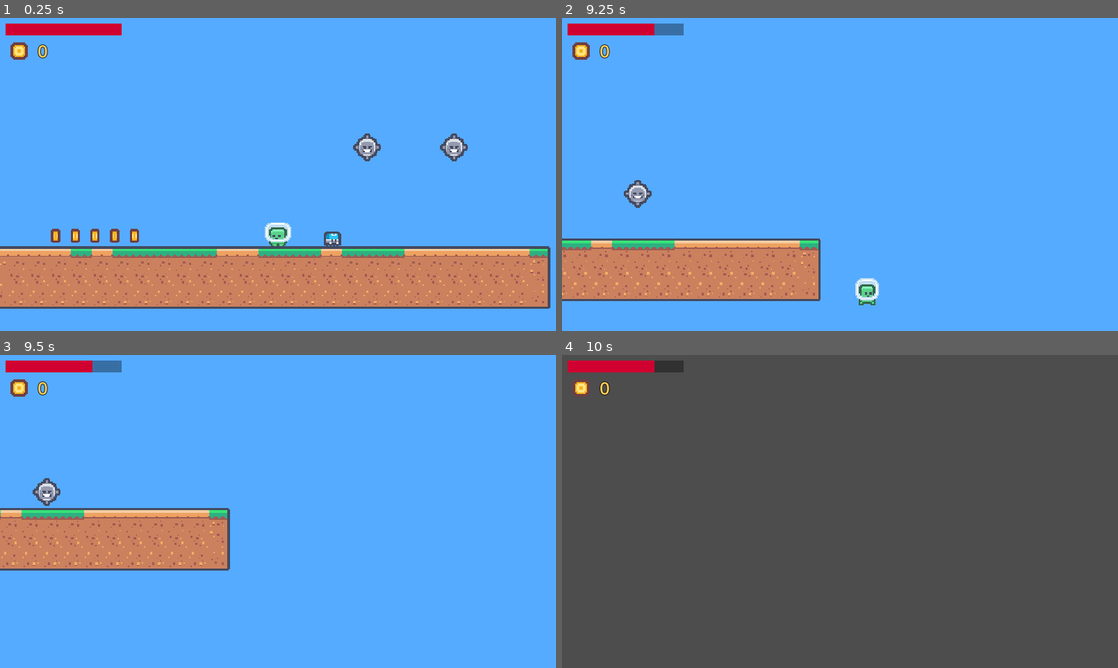
Above: before the commit, frames 1-4 (two rows, left to right).
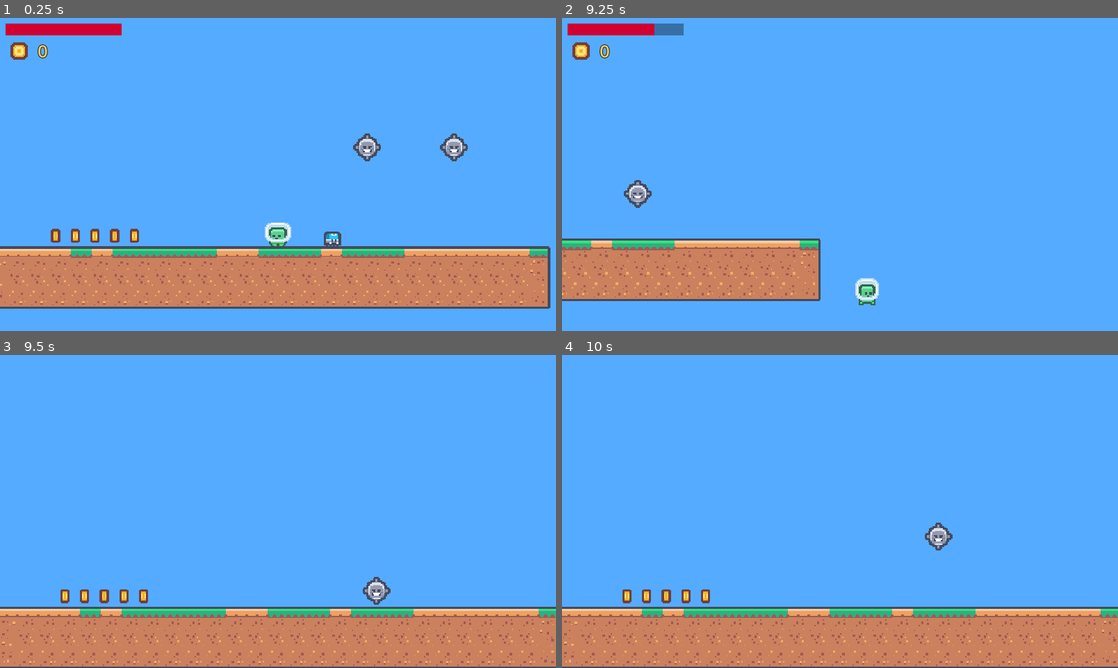
Above: after the commit, the same moments.

Repository: marodriguezd/Godot_AxoloStudio
Game: Godot game, scene res://World/world.tscn
Same seed, same stepped clock (60 frames per second), same inputs: the game is played once before the commit and once after it.
Inputs:
- Up to frame 1 (0.25 s): no input
- Up to frame 2 (9.25 s): hold D (move_right) 0.53-2.03 s; tap Space (jump) at 0.77, 1.52, 3.02, 3.77, 4.52, 6.02, 6.77, 7.52, 9.02 s; hold A (move_left) 2.03-2.78 s; hold D (move_right) 2.78-4.28 s; hold A (move_left) 4.28-5.03 s; hold D (move_right) 5.03-5.78 s; hold A (move_left) 5.78-7.28 s; hold D (move_right) from 7.28 s (still down)
- Up to frame 3 (9.5 s): keep holding D (move_right)
- Up to frame 4 (10 s): release D (move_right) at 9.53 s; hold A (move_left) from 9.53 s (still down); tap Space (jump) at 9.77 s

Frames 1-2 are identical in both runs. In frame 3, 30% of the frame differs, in the area x 0-100%, y 1-100%; in frame 4, 99%, in the area x 0-100%, y 0-100%.

Commit message:
Añadida muerte por caída al vacío

Diff:
--- /dev/null
+++ b/Proyectos/tuprimerjuego/Enemies/EndOfTheWorld.tscn
@@ -0,0 +1,86 @@
+[gd_scene load_steps=7 format=3 uid="uid://gx13tytdnrft"]
+
+[ext_resource type="Script" path="res://Enemies/end_of_the_world.gd" id="1_xb2pe"]
+
+[sub_resource type="RectangleShape2D" id="RectangleShape2D_2jhi5"]
+size = Vector2(1147, 30)
+
+[sub_resource type="RectangleShape2D" id="RectangleShape2D_6etcf"]
+size = Vector2(593.5, 20)
+
+[sub_resource type="Animation" id="Animation_42twb"]
+length = 0.001
+tracks/0/type = "value"
+tracks/0/imported = false
+tracks/0/enabled = true
+tracks/0/path = NodePath("Marker:position")
+tracks/0/interp = 1
+tracks/0/loop_wrap = true
+tracks/0/keys = {
+"times": PackedFloat32Array(0),
+"transitions": PackedFloat32Array(1),
+"update": 0,
+"values": [Vector2(0, 0)]
+}
+
+[sub_resource type="Animation" id="Animation_wts01"]
+resource_name = "idle"
+length = 2.0
+loop_mode = 1
+step = 0.05
+tracks/0/type = "value"
+tracks/0/imported = false
+tracks/0/enabled = true
+tracks/0/path = NodePath("Marker:position")
+tracks/0/interp = 1
+tracks/0/loop_wrap = true
+tracks/0/keys = {
+"times": PackedFloat32Array(0, 0.5, 1, 1.5, 2),
+"transitions": PackedFloat32Array(1, 1, 1, 1, 1),
+"update": 0,
+"values": [Vector2(0, 0), Vector2(0, -50), Vector2(0, 0), Vector2(0, 50), Vector2(0, 0)]
+}
+tracks/1/type = "value"
+tracks/1/imported = false
+tracks/1/enabled = true
+tracks/1/path = NodePath("Collision:position")
+tracks/1/interp = 1
+tracks/1/loop_wrap = true
+tracks/1/keys = {
+"times": PackedFloat32Array(0, 0.5, 1, 1.5, 2),
+"transitions": PackedFloat32Array(1, 1, 1, 1, 1),
+"update": 0,
+"values": [Vector2(0, 0), Vector2(0, -50), Vector2(0, 0), Vector2(0, 50), Vector2(0, 0)]
+}
+
+[sub_resource type="AnimationLibrary" id="AnimationLibrary_mc3pg"]
+_data = {
+"RESET": SubResource("Animation_42twb"),
+"idle": SubResource("Animation_wts01")
+}
+
+[node name="EndOfTheWorld" type="CharacterBody2D"]
+motion_mode = 1
+script = ExtResource("1_xb2pe")
+
+[node name="Marker" type="Marker2D" parent="."]
+
+[node name="Sprite" type="Sprite2D" parent="Marker"]
+
+[node name="Area2D" type="Area2D" parent="Marker"]
+
+[node name="CollisionShape2D" type="CollisionShape2D" parent="Marker/Area2D"]
+position = Vector2(-15.5, -5)
+shape = SubResource("RectangleShape2D_2jhi5")
+debug_color = Color(0.935446, 1.80009e-05, 0.636365, 0.42)
+
+[node name="Collision" type="CollisionShape2D" parent="."]
+position = Vector2(-49.25, 0)
+shape = SubResource("RectangleShape2D_6etcf")
+
+[node name="Animation" type="AnimationPlayer" parent="."]
+libraries = {
+"": SubResource("AnimationLibrary_mc3pg")
+}
+
+[connection signal="body_entered" from="Marker/Area2D" to="." method="_on_area_2d_body_entered"]
--- /dev/null
+++ b/Proyectos/tuprimerjuego/Enemies/end_of_the_world.gd
@@ -0,0 +1,5 @@
+extends CharacterBody2D
+
+func _on_area_2d_body_entered(body: Node2D) -> void:
+	if body.is_in_group("Player"):
+		body.health_component.get_damage(999)
--- a/Proyectos/tuprimerjuego/Objects/coin.tscn
+++ b/Proyectos/tuprimerjuego/Objects/coin.tscn
@@ -3,6 +3,21 @@
 [ext_resource type="Texture2D" uid="uid://blngqhc1l81s7" path="res://Objects/Assets/tile_0151.png" id="1_8dx62"]
 [ext_resource type="Script" path="res://Objects/coin.gd" id="1_64rmf"]
 [ext_resource type="Texture2D" uid="uid://cqxpdelts0go4" path="res://Objects/Assets/tile_0152.png" id="2_fjhpj"]
+
+[sub_resource type="Animation" id="Animation_0tj70"]
+length = 0.001
+tracks/0/type = "value"
+tracks/0/imported = false
+tracks/0/enabled = true
+tracks/0/path = NodePath("Sprite2D:texture")
+tracks/0/interp = 1
+tracks/0/loop_wrap = true
+tracks/0/keys = {
+"times": PackedFloat32Array(0),
+"transitions": PackedFloat32Array(1),
+"update": 1,
+"values": [ExtResource("1_8dx62")]
+}
 
 [sub_resource type="Animation" id="Animation_fcg5q"]
 resource_name = "idle"
@@ -19,21 +34,6 @@
 "transitions": PackedFloat32Array(1, 1, 1),
 "update": 1,
 "values": [ExtResource("1_8dx62"), ExtResource("2_fjhpj"), ExtResource("1_8dx62")]
-}
-
-[sub_resource type="Animation" id="Animation_0tj70"]
-length = 0.001
-tracks/0/type = "value"
-tracks/0/imported = false
-tracks/0/enabled = true
-tracks/0/path = NodePath("Sprite2D:texture")
-tracks/0/interp = 1
-tracks/0/loop_wrap = true
-tracks/0/keys = {
-"times": PackedFloat32Array(0),
-"transitions": PackedFloat32Array(1),
-"update": 1,
-"values": [ExtResource("1_8dx62")]
 }
 
 [sub_resource type="AnimationLibrary" id="AnimationLibrary_e20om"]
--- a/Proyectos/tuprimerjuego/World/world.tscn
+++ b/Proyectos/tuprimerjuego/World/world.tscn
@@ -1,10 +1,11 @@
-[gd_scene load_steps=8 format=4 uid="uid://bbs7p3tbdlk4d"]
+[gd_scene load_steps=9 format=4 uid="uid://bbs7p3tbdlk4d"]
 
 [ext_resource type="PackedScene" uid="uid://ddd1nthjmi8qj" path="res://Character/player.tscn" id="1_o1qo5"]
 [ext_resource type="Texture2D" uid="uid://8jb0s55wyonh" path="res://World/Assets/tilemap_packed.png" id="2_fbtwb"]
 [ext_resource type="PackedScene" uid="uid://dtxeqfy6jmexu" path="res://Enemies/Enemy01.tscn" id="3_wc1xa"]
 [ext_resource type="PackedScene" uid="uid://cn2i831kq7jw4" path="res://Objects/coin.tscn" id="4_hfhvd"]
 [ext_resource type="PackedScene" uid="uid://bf1sg8jkueokl" path="res://Enemies/Enemy02.tscn" id="5_18rt4"]
+[ext_resource type="PackedScene" uid="uid://gx13tytdnrft" path="res://Enemies/EndOfTheWorld.tscn" id="6_sh7oj"]
 
 [sub_resource type="TileSetAtlasSource" id="TileSetAtlasSource_p2gap"]
 texture = ExtResource("2_fbtwb")
@@ -271,3 +272,6 @@
 
 [node name="Enemy03" parent="." instance=ExtResource("5_18rt4")]
 position = Vector2(288, 205)
+
+[node name="EndOfTheWorld" parent="." instance=ExtResource("6_sh7oj")]
+position = Vector2(288, 327)
